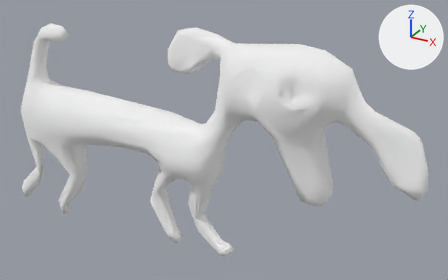
Two versions of the glTF model static/models/zoo-1.glb, one commit apart.
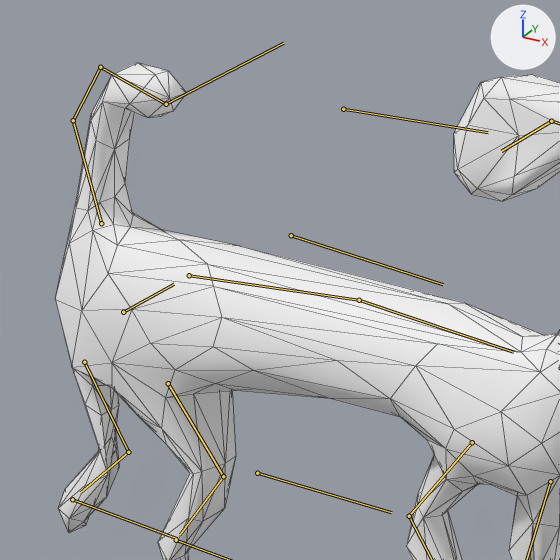
Each version is shown whole from a 50 mm lens placed at (6.26, -7.72, 6.36), pointed at (1.81, 0.37, 2.31), then close up on the part from 0% to 46% of the width and 0% to 74% of the height. Every picture has the same lights, and +X, +Y and +Z are marked at upper right. Both versions are drawn at frame 15 of the action 'Walk'; the numbers are the values there. The bones that bend it are drawn over the model as lines in the close-ups. The close-ups show mesh edges as thin lines.
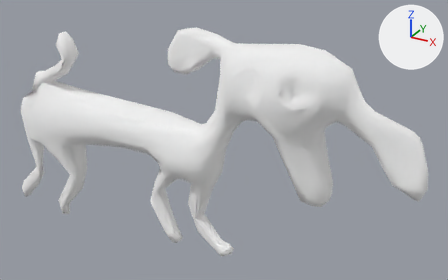
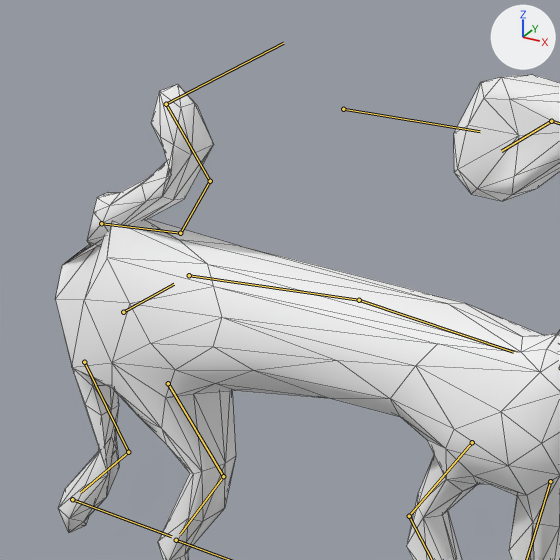
Location of each change, [x1, y1, x2, y2] in pixels of the close-ups (560 x 560 px):
'Mesh', posed: before [55, 63, 560, 560]; after [55, 74, 560, 560]
bone 'Tail1', root to tip: before (101, 223) to (73, 120); after (101, 223) to (180, 233)

The change, as a diff of the scene's bpy script:
```diff
--- a/static/models/zoo-1.glb.py
+++ b/static/models/zoo-1.glb.py
@@ bone_tail1 @@
 bone_tail1 = bpy.data.objects['Armature'].pose.bones['Tail1']  # child of 'Butt'
-bone_tail1.rotation_quaternion = (0.983, -0.175, -0.023, -0.06)  # degrees (-20, -4, -6)
+bone_tail1.rotation_quaternion = (0.016, -0.06, -0.583, 0.81)  # degrees (-72, 4, 174)
```
